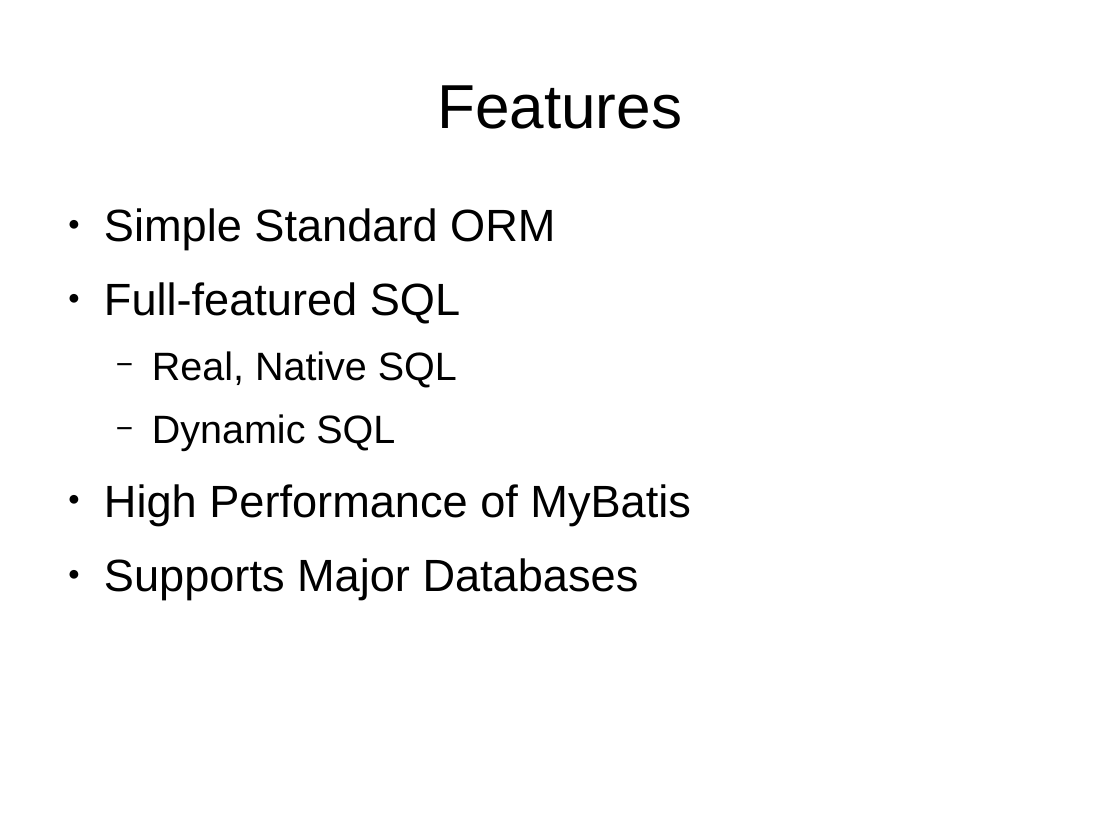
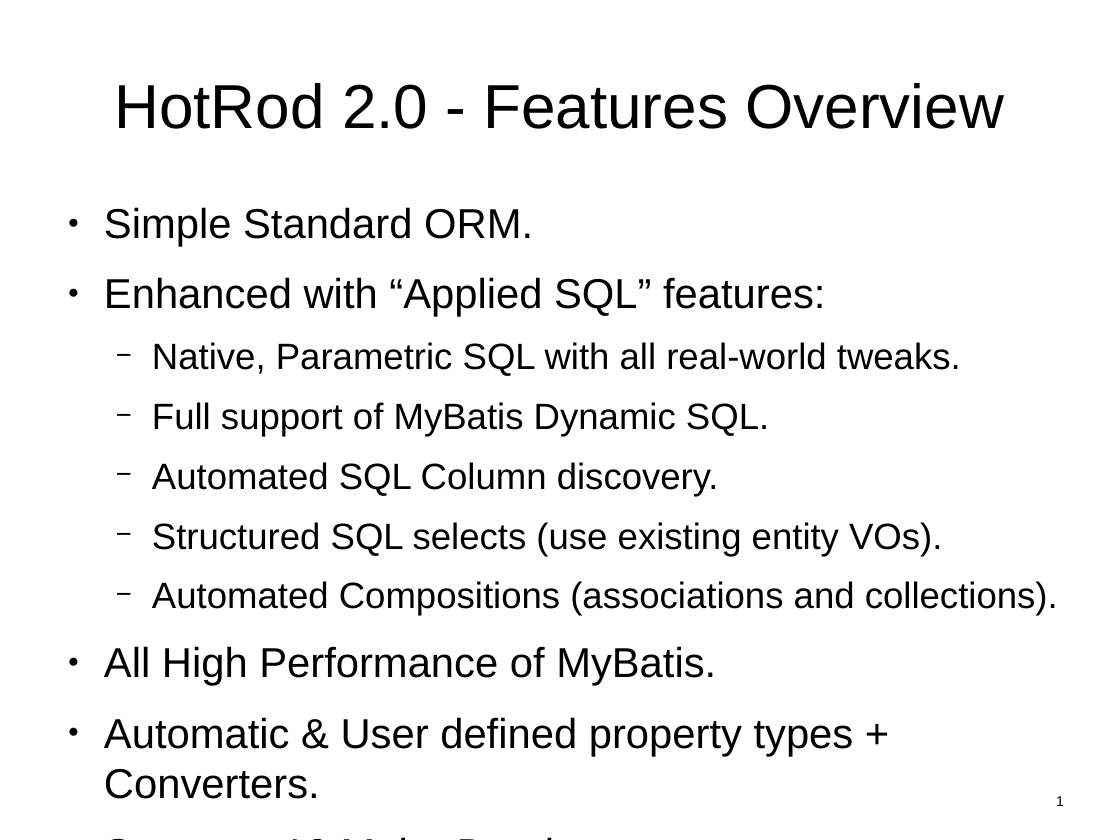
Before and after one commit to hotrodorm/hotrod, a slide deck: slide 1 of hotrod/docs/hotrod-2.0-overview.odp. Drawn at 1120x840 pixels with LibreOffice and Linux fonts; fonts in the diff are those of the drawing. Boxes give left, top, right and bottom in pixels: in the first picture for what was removed or moved away, otherwise in the second. Text is boxed around its words. In the diff, an @@ line names an element or a change of style, - is before the commit and + after.

Commit message:
HOT-93 - Improving features overview.

```diff
--- a/hotrod/docs/hotrod-2.0-overview.odp
+++ b/hotrod/docs/hotrod-2.0-overview.odp
@@ title at (114,83,1004,129): text changed @@
-Features
+HotRod 2.0 - Features Overview
@@ text at (104,207,1058,756): text changed; size 32 to 25.9 pt @@
-● Simple Standard ORM
-● Full-featured SQL
-  − Real, Native SQL
-  − Dynamic SQL
-● High Performance of MyBatis
-● Supports Major Databases
+● Simple Standard ORM.
+● Enhanced with “Applied SQL” features:
+  − Native, Parametric SQL with all real-world tweaks.
+  − Full support of MyBatis Dynamic SQL.
+  − Automated SQL Column discovery.
+  − Structured SQL selects (use existing entity VOs).
+  − Automated Compositions (associations and collections).
+● All High Performance of MyBatis.
+● Automatic & User defined property types + Converters.
+● Supports 10 Major Databases.
@@ page number added at (1056,796,1064,806), 10 pt, text #000000 @@
+1
```
Also in this commit, not shown: 10 other slides changed, 3 other files.
